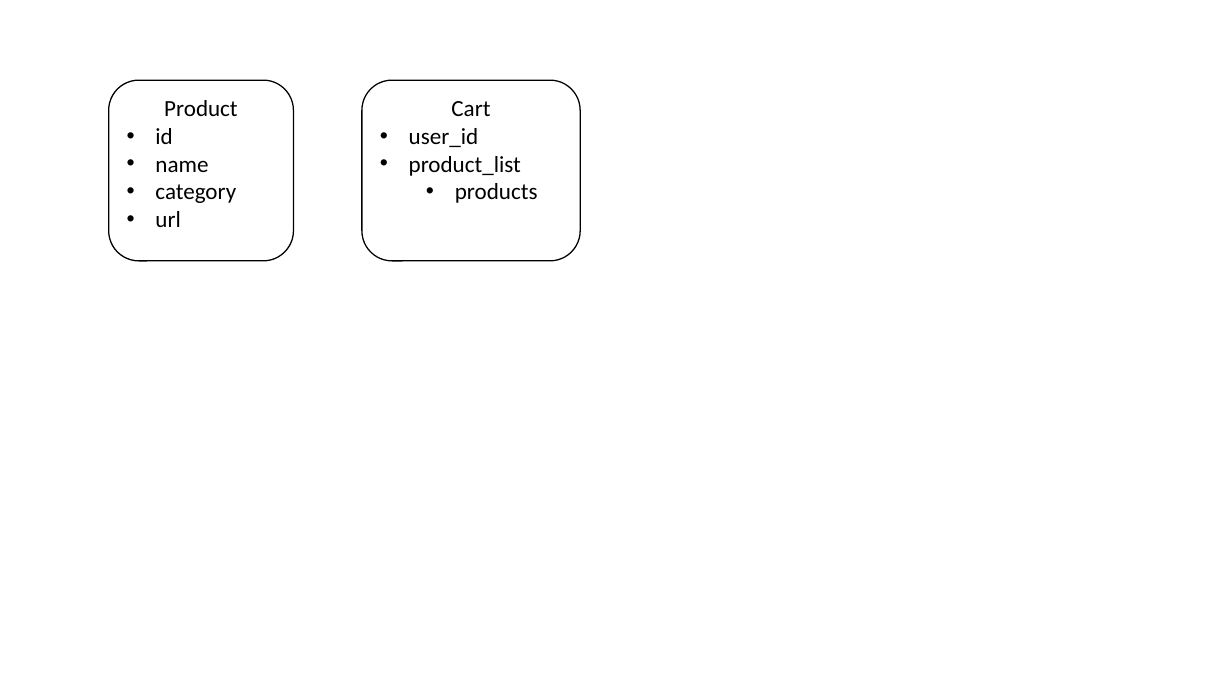
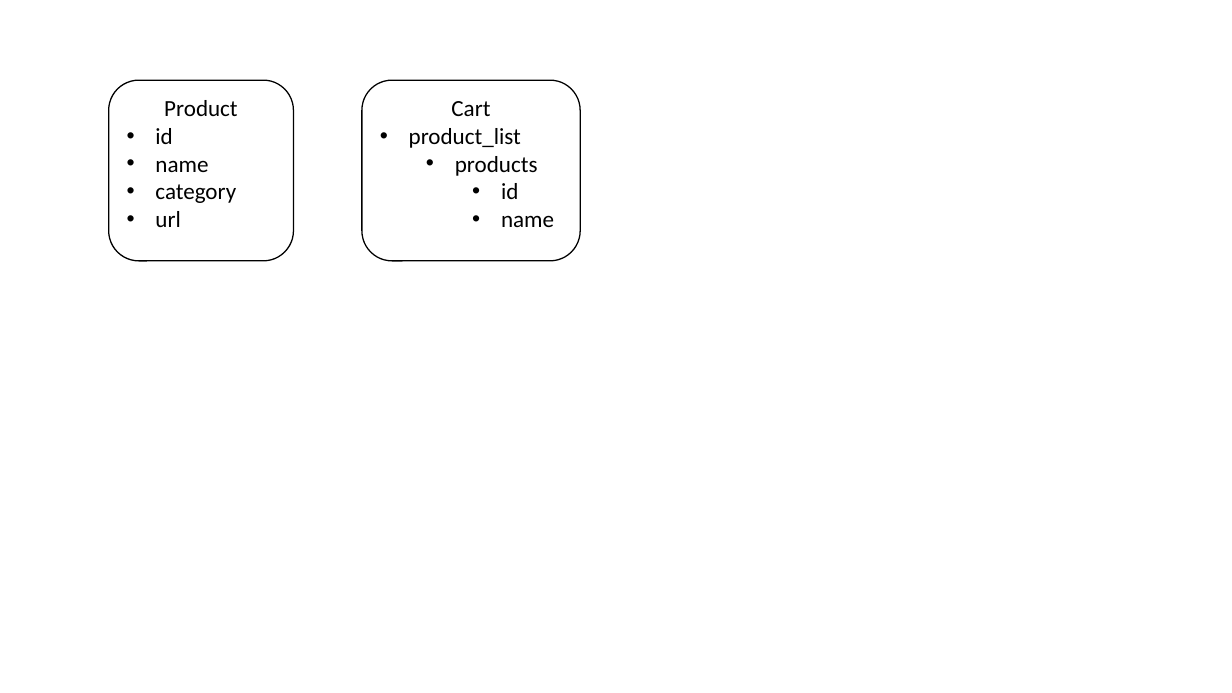
Before and after one commit to thomasstern123-zz/tech-challenge, a slide deck: slide 4 of design/mockups.pptx. Drawn at 1232x693 pixels with LibreOffice and Linux fonts; fonts in the diff are those of the drawing. Boxes give left, top, right and bottom in pixels: in the first picture for what was removed or moved away, otherwise in the second. Text is boxed around its words. In the diff, an @@ line names an element or a change of style, - is before the commit and + after.

```diff
--- a/design/mockups.pptx
+++ b/design/mockups.pptx
@@ text in rounded rectangle at (409,128,479,147): paragraph removed @@
-• user_id
@@ text in rounded rectangle at (501,183,554,227): paragraphs added @@
+    • id
+    • name
```
Also in this commit, not shown: 1 other slide changed, 10 other files.
